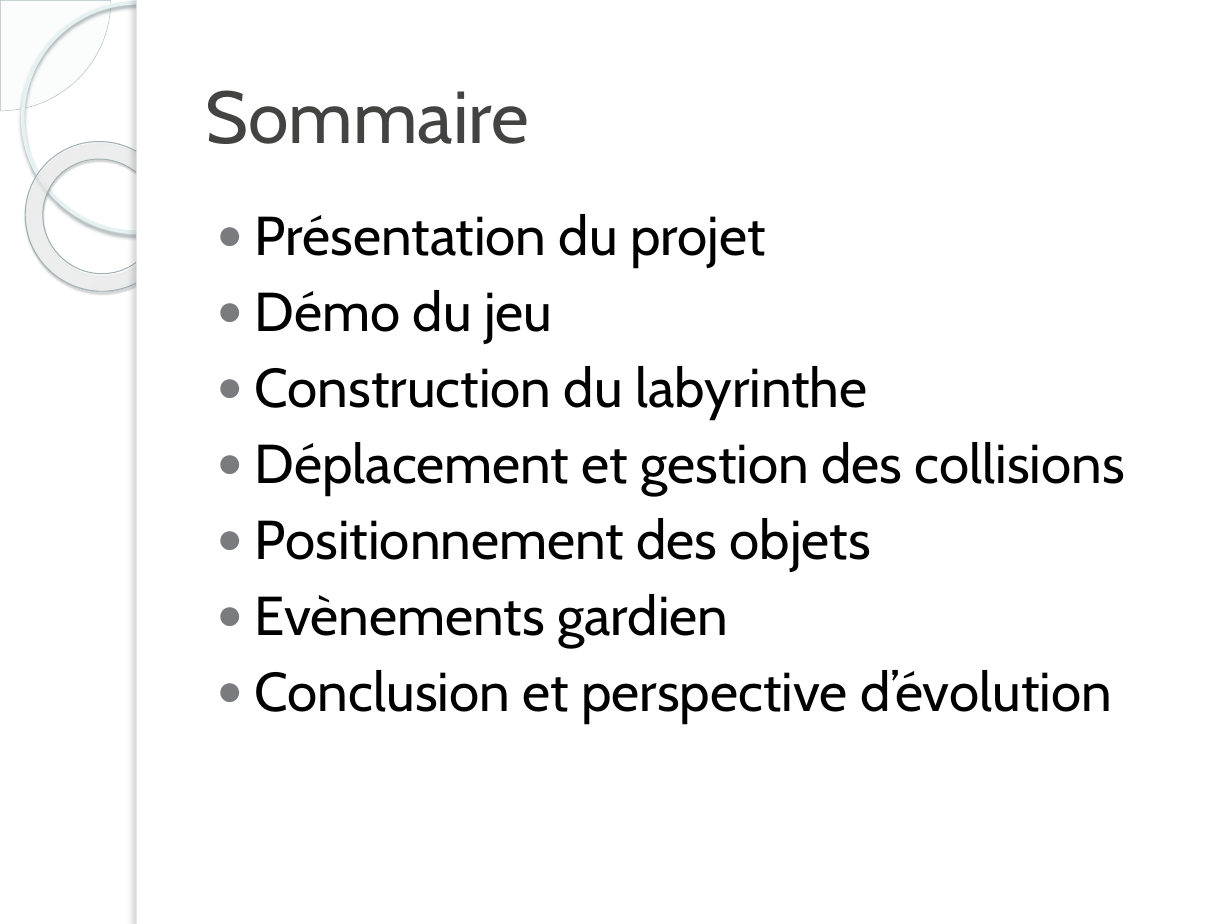
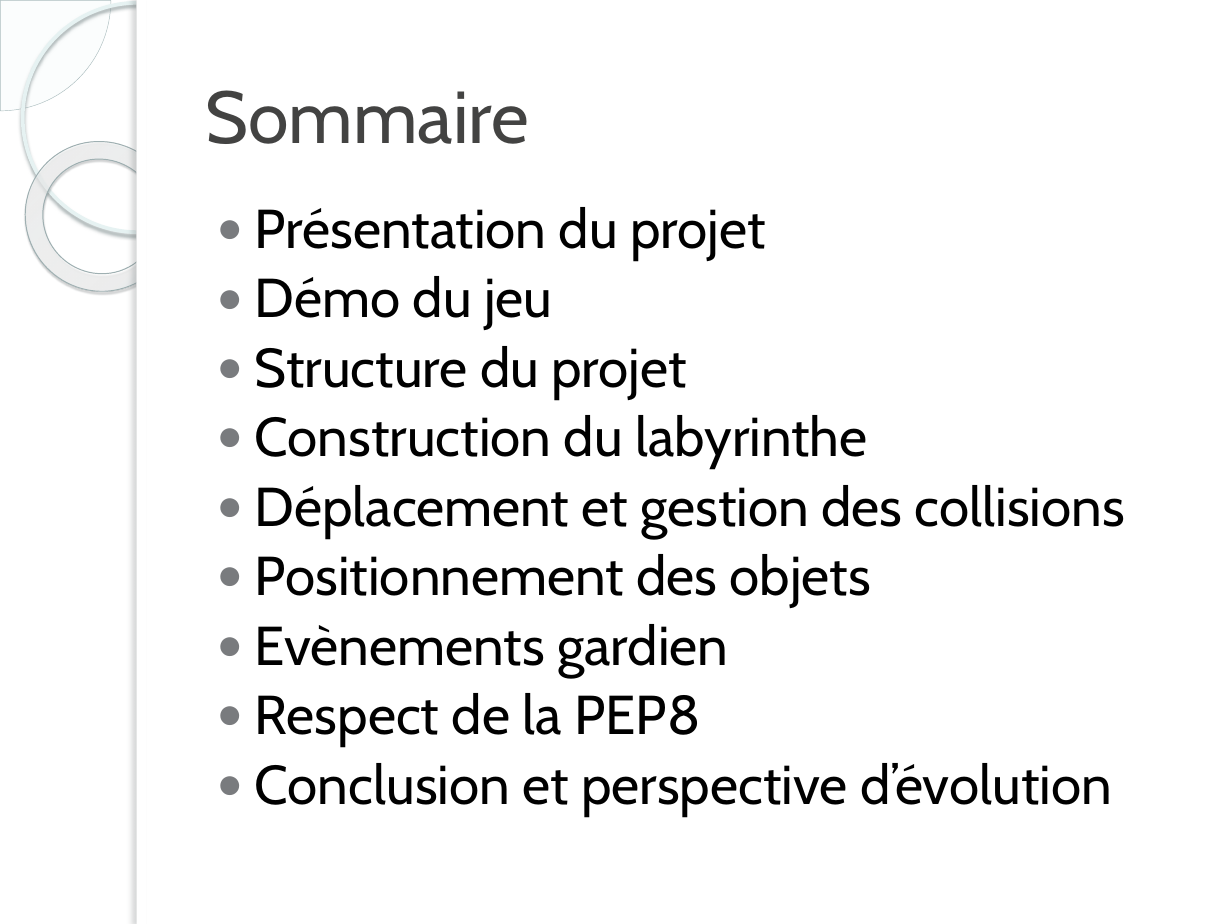
Before and after one commit to GuillaumeFerreira/Projet-3-MacGyver, a slide deck: slide 2 of documentation/Projet 3.pptx. Drawn at 1232x924 pixels with LibreOffice and Linux fonts; fonts in the diff are those of the drawing; background and template pictures are left out. Boxes give left, top, right and bottom in pixels: in the first picture for what was removed or moved away, otherwise in the second. Text is boxed around its words. In the diff, an @@ line names an element or a change of style, - is before the commit and + after.

```diff
--- a/documentation/Projet 3.pptx
+++ b/documentation/Projet 3.pptx
@@ text at (x1=255, y1=207, x2=1125, y2=816): line spacing 1 to 0.9 @@
@@ text at (x1=255, y1=346, x2=687, y2=400): paragraph added @@
+● Structure du projet
@@ text at (x1=255, y1=693, x2=700, y2=747): paragraph added @@
+● Respect de la PEP8
```
Also in this commit, not shown: 5 other slides changed, 2 slides added, 3 other files.
